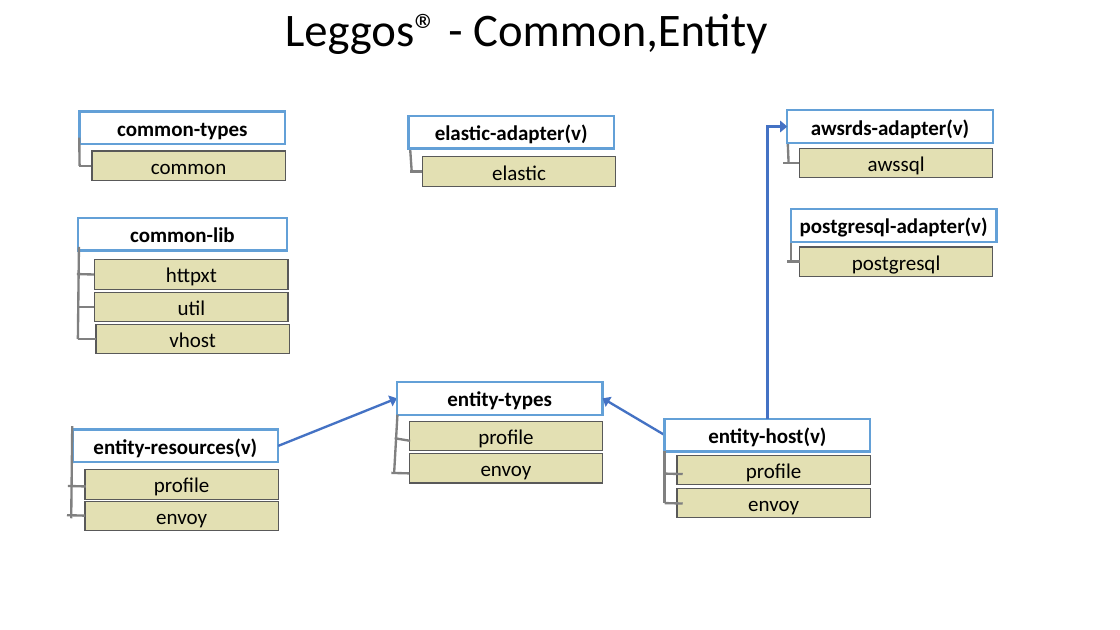
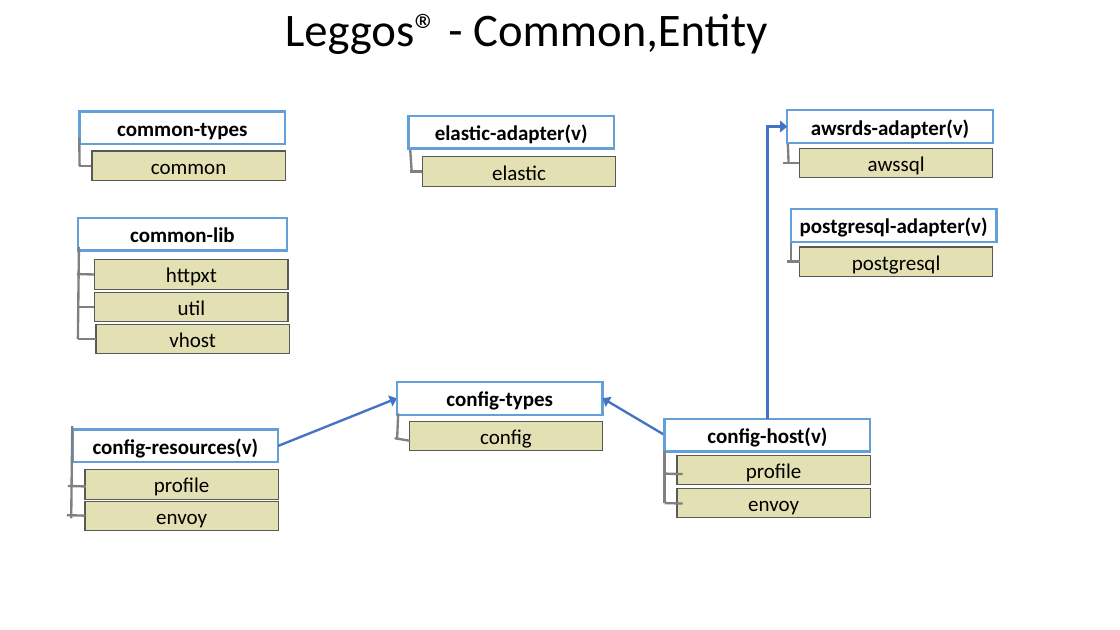
Before and after one commit to idiomatic-go/application-architecture, a slide deck: slide 2 of GO-Micro-Resources-Application.pptx. Drawn at 1120x630 pixels with LibreOffice and Linux fonts; fonts in the diff are those of the drawing. Boxes give left, top, right and bottom in pixels: in the first picture for what was removed or moved away, otherwise in the second. Text is boxed around its words. In the diff, an @@ line names an element or a change of style, - is before the commit and + after.

```diff
--- a/GO-Micro-Resources-Application.pptx
+++ b/GO-Micro-Resources-Application.pptx
@@ line moved from (397, 415) - (394, 473) to (398, 413) - (397, 439) @@
@@ text in rectangle at [446,391,553,410]: text changed @@
-entity-types
+config-types
@@ text in rectangle at [93,438,259,458]: text changed @@
-entity-resources(v)
+config-resources(v)
@@ text in rectangle at [480,429,532,448]: text changed @@
-profile
+config
@@ text in rectangle at [707,427,827,447]: text changed @@
-entity-host(v)
+config-host(v)
@@ line removed from (409, 474) to (392, 473) @@
@@ rectangle removed at [409,454,602,483] @@
-envoy
```
Also in this commit, not shown: 1 other slide changed, 2 slides added, 3 slides removed.
